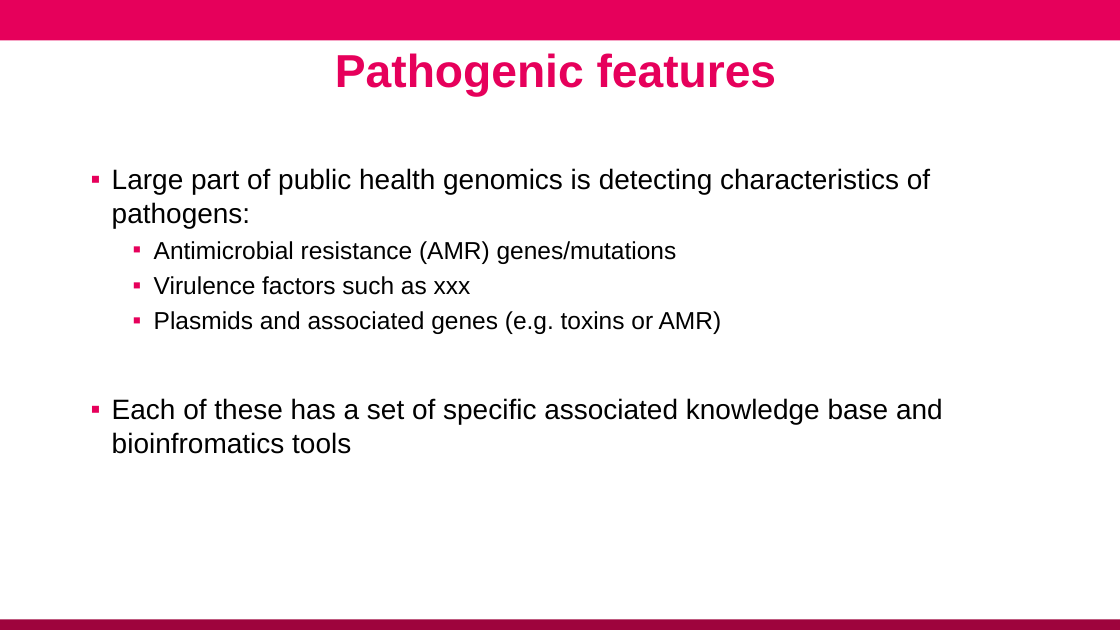
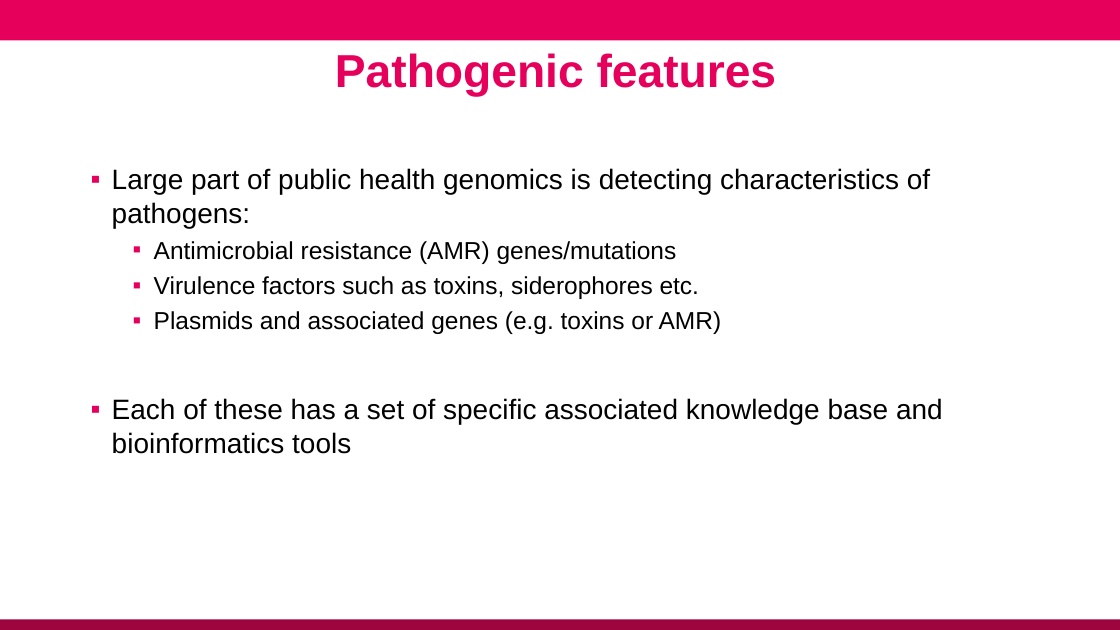
Before and after one commit to conmeehan/conmeehan.github.io, a slide deck: slide 3 of PathogenDataCourse/SlideSets/PredictingPathogenicFeatures.pptx. Drawn at 1120x630 pixels with LibreOffice and Linux fonts; fonts in the diff are those of the drawing; background and template pictures are left out. Boxes give left, top, right and bottom in pixels: in the first picture for what was removed or moved away, otherwise in the second. Text is boxed around its words. In the diff, an @@ line names an element or a change of style, - is before the commit and + after.

```diff
--- a/PathogenDataCourse/SlideSets/PredictingPathogenicFeatures.pptx
+++ b/PathogenDataCourse/SlideSets/PredictingPathogenicFeatures.pptx
@@ text at [154, 276, 699, 299]: text changed @@
-  ▪ Virulence factors such as xxx
+  ▪ Virulence factors such as toxins, siderophores etc.
@@ text at [112, 398, 943, 454]: text changed @@
-▪ Each of these has a set of specific associated knowledge base and bioinfromatics tools
+▪ Each of these has a set of specific associated knowledge base and bioinformatics tools
```
Also in this commit, not shown: 1 other slide changed, 3 other files.
